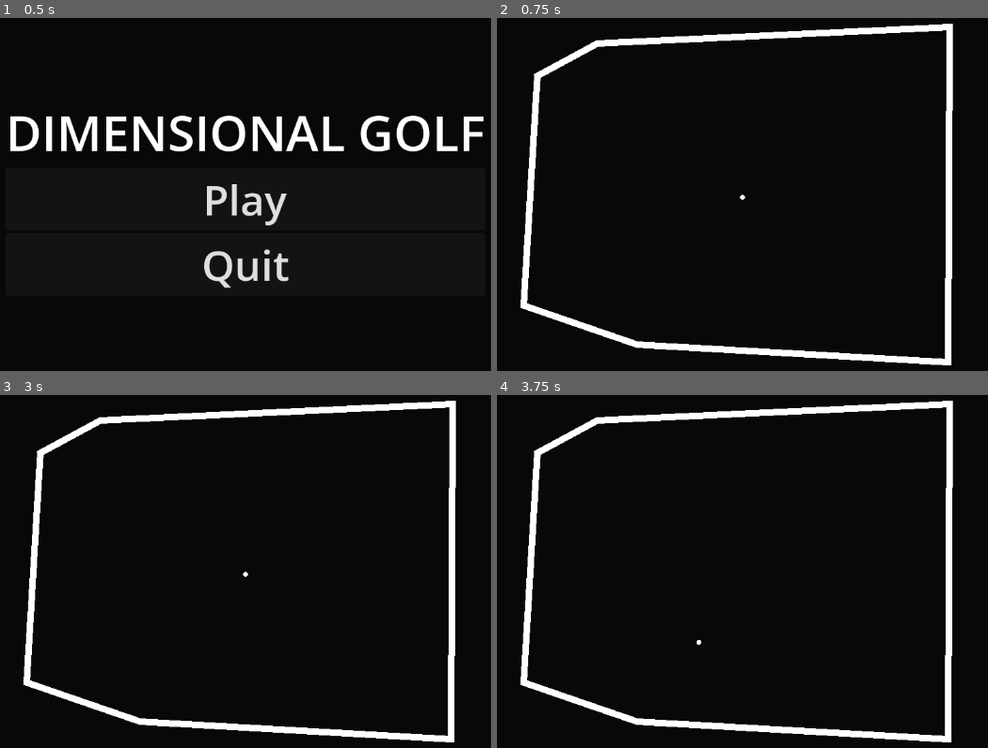
Above: before the commit, frames 1-4 (two rows, left to right).
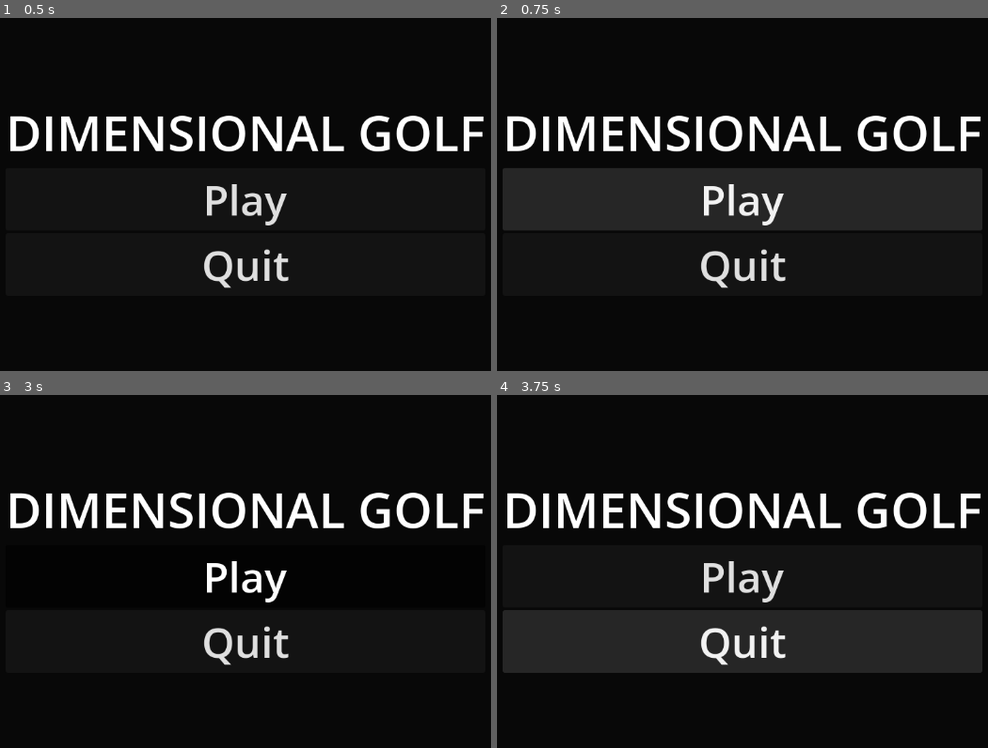
Above: after the commit, the same moments.

Repository: Renovare10/dimensional-golf
Game: Godot game, scene res://ui/MainMenu.tscn
The game is run twice, just before and just after one commit, with the same random seed, the same clock (stepped at 60 frames per second) and the same inputs.
Inputs (mouse positions are in pixels of both pictures, inside the frame that each line leads up to):
- Up to frame 1 (0.5 s): no input
- Up to frame 2 (0.75 s): click "Play" at 0.5 s
- Up to frame 3 (3 s): click (245, 575) at 1.25 s, where only the run after the commit has a clickable "Play"; click (245, 575) at 2 s, where only the run after the commit has a clickable "Play"; tap Enter at 2.75 s; move the mouse to (412, 553) at 2.77 s; click (412, 553) at 2.92 s
- Up to frame 4 (3.75 s): drag from (590, 596) to (703, 659) at 3.52 s

Frame 1 is identical in both runs. In frame 2, 27% of the frame differs, in the area x 1-99%, y 1-99%; in frame 3, 11%; in frame 4, 27%.

Commit message:
Add level transitions.

Diff:
--- a/actors/GolfBall.tscn
+++ b/actors/GolfBall.tscn
@@ -8,7 +8,7 @@
 [sub_resource type="CircleShape2D" id="CircleShape2D_jx5ha"]
 radius = 4.0
 
-[node name="GolfBall" type="CharacterBody2D" unique_id=108662463]
+[node name="GolfBall" type="CharacterBody2D" unique_id=108662463 groups=["ball"]]
 motion_mode = 1
 script = ExtResource("1_aroa1")
 
--- /dev/null
+++ b/autoloads/game_manager.gd
@@ -0,0 +1,44 @@
+extends Node
+
+enum LevelId {
+	NONE = -1,
+	LEVEL_01,
+	LEVEL_02,
+	LEVEL_03,
+	LEVEL_04,
+	# Add more levels here as needed
+	# LAST_LEVEL = LEVEL_XX  (optional — can use .size() instead)
+}
+
+const LEVEL_SCENES: Dictionary = {
+	LevelId.LEVEL_01: "res://levels/level_01.tscn",
+	LevelId.LEVEL_02: "res://levels/level_02.tscn",
+	LevelId.LEVEL_03: "res://levels/level_03.tscn",
+	LevelId.LEVEL_04: "res://levels/level_04.tscn",
+}
+
+var unlocked: Array[LevelId] = [LevelId.LEVEL_01]
+var current: LevelId = LevelId.NONE
+
+# In GameManager.gd
+func complete_level(completed: LevelId) -> void:
+	if completed not in unlocked or completed == LevelId.NONE:
+		return
+
+	current = completed
+
+	var next_id = completed + 1
+	if next_id < LevelId.size() and next_id not in unlocked:
+		unlocked.append(next_id)
+
+	if next_id < LevelId.size():
+		var path = LEVEL_SCENES.get(next_id, "")
+		if path != "":
+			call_deferred("_deferred_change_scene", path)
+		else:
+			call_deferred("_deferred_change_scene", "res://menus/level_selector.tscn")
+	else:
+		call_deferred("_deferred_change_scene", "res://menus/level_selector.tscn")
+
+func _deferred_change_scene(path: String) -> void:
+	get_tree().change_scene_to_file(path)
--- a/levels/LevelMenu.tscn
+++ /dev/null
@@ -1,15 +0,0 @@
-[gd_scene format=3 uid="uid://c8w2ho0k3a1ub"]
-
-[ext_resource type="PackedScene" uid="uid://bxlt1jm4afnon" path="res://camera/Camera.tscn" id="1_hym4e"]
-[ext_resource type="PackedScene" uid="uid://dmyjh8yqt7xgn" path="res://actors/GolfBall.tscn" id="2_30ttx"]
-[ext_resource type="PackedScene" uid="uid://5vkn5g6f1cej" path="res://obstacles/Wall.tscn" id="3_30ttx"]
-
-[node name="LevelMenu" type="Node2D" unique_id=1966821203]
-
-[node name="Camera" parent="." unique_id=355739319 instance=ExtResource("1_hym4e")]
-
-[node name="Player" parent="." unique_id=172437237 instance=ExtResource("2_30ttx")]
-
-[node name="Line2D" parent="." unique_id=1492645752 instance=ExtResource("3_30ttx")]
-position = Vector2(-606, -59)
-points = PackedVector2Array(292, -128, 271, 225, 445, 285, 921, 312, 923, -202, 384, -177, 288, -125)
--- /dev/null
+++ b/levels/level_01.tscn
@@ -0,0 +1,20 @@
+[gd_scene format=3 uid="uid://c8w2ho0k3a1ub"]
+
+[ext_resource type="PackedScene" uid="uid://dmyjh8yqt7xgn" path="res://actors/GolfBall.tscn" id="1_gg43x"]
+[ext_resource type="PackedScene" uid="uid://5vkn5g6f1cej" path="res://obstacles/Wall.tscn" id="2_mllcm"]
+[ext_resource type="PackedScene" uid="uid://3jswqjkbebjp" path="res://obstacles/flag.tscn" id="3_q7ibo"]
+[ext_resource type="PackedScene" uid="uid://bxlt1jm4afnon" path="res://camera/Camera.tscn" id="4_cg8v6"]
+
+[node name="LevelMenu" type="Node2D" unique_id=1966821203]
+
+[node name="GolfBall" parent="." unique_id=108662463 instance=ExtResource("1_gg43x")]
+position = Vector2(-212, 0)
+
+[node name="Line2D" parent="." unique_id=1492645752 instance=ExtResource("2_mllcm")]
+position = Vector2(-613, 160)
+points = PackedVector2Array(677, -300, 1000, -300, 1000, -30, 250, -30, 250, -300, 677, -300)
+
+[node name="Flag" parent="." unique_id=1677740083 instance=ExtResource("3_q7ibo")]
+position = Vector2(247, -17)
+
+[node name="Camera" parent="." unique_id=355739319 instance=ExtResource("4_cg8v6")]
--- /dev/null
+++ b/levels/level_02.tscn
@@ -0,0 +1,20 @@
+[gd_scene format=3 uid="uid://3xwskkj0v6l7"]
+
+[ext_resource type="PackedScene" uid="uid://dmyjh8yqt7xgn" path="res://actors/GolfBall.tscn" id="1_v5uil"]
+[ext_resource type="PackedScene" uid="uid://5vkn5g6f1cej" path="res://obstacles/Wall.tscn" id="2_5722l"]
+[ext_resource type="PackedScene" uid="uid://3jswqjkbebjp" path="res://obstacles/flag.tscn" id="3_ilhis"]
+[ext_resource type="PackedScene" uid="uid://bxlt1jm4afnon" path="res://camera/Camera.tscn" id="4_ep78u"]
+
+[node name="LevelMenu" type="Node2D" unique_id=1966821203]
+
+[node name="GolfBall" parent="." unique_id=108662463 instance=ExtResource("1_v5uil")]
+position = Vector2(-212, 0)
+
+[node name="Line2D" parent="." unique_id=1492645752 instance=ExtResource("2_5722l")]
+position = Vector2(-613, 160)
+points = PackedVector2Array(677, -300, 1000, -300, 1000, -30, 250, -30, 250, -300, 677, -300)
+
+[node name="Flag" parent="." unique_id=1677740083 instance=ExtResource("3_ilhis")]
+position = Vector2(247, -17)
+
+[node name="Camera" parent="." unique_id=355739319 instance=ExtResource("4_ep78u")]
--- /dev/null
+++ b/obstacles/flag.gd
@@ -0,0 +1,8 @@
+extends Area2D
+
+@export var this_level: GameManager.LevelId = GameManager.LevelId.LEVEL_01
+
+func _on_body_entered(body: Node2D) -> void:
+	if body.is_in_group("ball"):
+		GameManager.complete_level(this_level)
+		# Optional: disable further triggers, play sound/animation, etc.
--- a/obstacles/flag.tscn
+++ b/obstacles/flag.tscn
@@ -1,10 +1,12 @@
 [gd_scene format=3 uid="uid://3jswqjkbebjp"]
 
+[ext_resource type="Script" uid="uid://cs3oe4xpfp1hc" path="res://obstacles/flag.gd" id="1_bky2v"]
 [ext_resource type="Texture2D" uid="uid://bve6gbcldtlm3" path="res://assets/flag.png" id="1_s7dmn"]
 
 [sub_resource type="CircleShape2D" id="CircleShape2D_s7dmn"]
 
-[node name="Flag" type="StaticBody2D" unique_id=1677740083]
+[node name="Flag" type="Area2D" unique_id=2137422166]
+script = ExtResource("1_bky2v")
 
 [node name="Flag" type="Sprite2D" parent="." unique_id=949009101]
 scale = Vector2(0.13, 0.13)
@@ -14,3 +16,5 @@
 position = Vector2(-3, 16.2)
 scale = Vector2(0.647639, 0.626148)
 shape = SubResource("CircleShape2D_s7dmn")
+
+[connection signal="body_entered" from="." to="." method="_on_body_entered"]
--- a/project.godot
+++ b/project.godot
@@ -15,6 +15,10 @@
 config/features=PackedStringArray("4.6", "GL Compatibility")
 config/icon="res://icon.svg"
 
+[autoload]
+
+GameManager="*uid://dl8psfyohwmui"
+
 [display]
 
 window/stretch/mode="viewport"
--- a/ui/main_menu.gd
+++ b/ui/main_menu.gd
@@ -1,7 +1,7 @@
 extends Control
 
 func _on_btn_play_pressed() -> void:
-	get_tree().change_scene_to_file("res://levels/LevelMenu.tscn")
+	get_tree().change_scene_to_file("res://levels/level_1.tscn")
 
 
 func _on_btn_quit_pressed() -> void:
Not shown, added: autoloads/game_manager.gd.uid
Not shown, added: obstacles/flag.gd.uid
